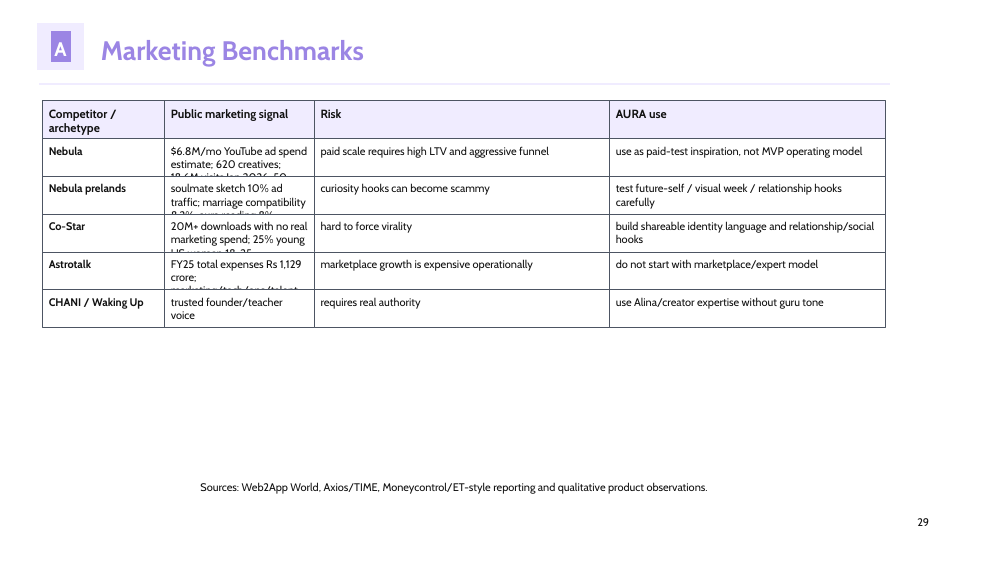
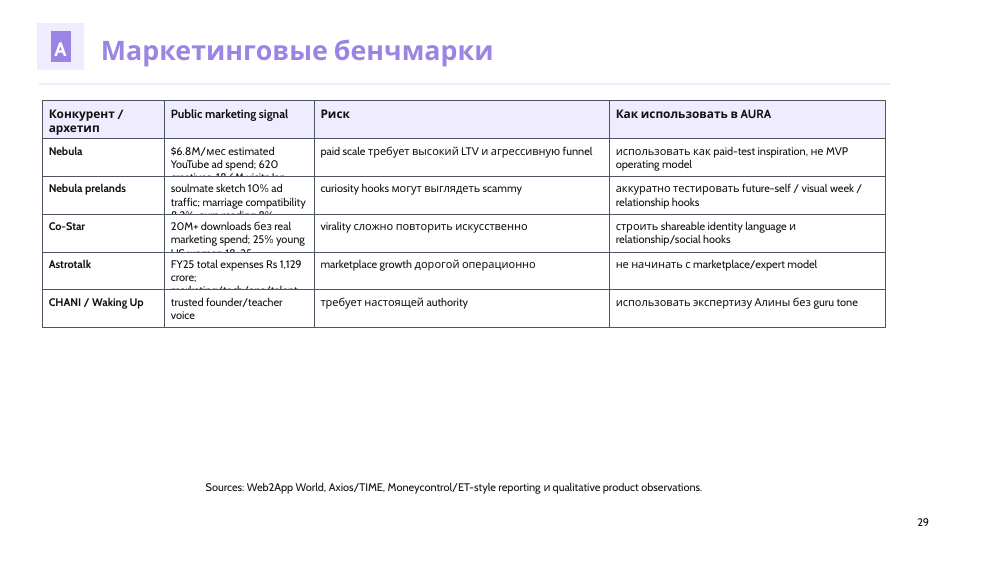
Before and after one commit to kirbudilov01/alina-research, a slide deck: slide 29 of output/pptx/AURA_TRENDVI_STYLE_DECK.pptx. Drawn at 1008x567 pixels with LibreOffice and Linux fonts; fonts in the diff are those of the drawing. Boxes give left, top, right and bottom in pixels: in the first picture for what was removed or moved away, otherwise in the second. Text is boxed around its words. In the diff, an @@ line names an element or a change of style, - is before the commit and + after.

Commit message:
Translate AURA deck to Russian and clarify pricing

```diff
--- a/output/pptx/AURA_TRENDVI_STYLE_DECK.pptx
+++ b/output/pptx/AURA_TRENDVI_STYLE_DECK.pptx
@@ text at (x1=101, y1=39, x2=494, y2=67): text changed @@
-Marketing Benchmarks
+Маркетинговые бенчмарки
@@ text at (x1=49, y1=109, x2=115, y2=135): text changed @@
-Competitor / archetype
+Конкурент / архетип
@@ text at (x1=321, y1=109, x2=350, y2=118): text changed @@
-Risk
+Риск
@@ text at (x1=616, y1=109, x2=772, y2=118): text changed @@
-AURA use
+Как использовать в AURA
@@ text at (x1=171, y1=146, x2=286, y2=192): text changed @@
-$6.8M/mo YouTube ad spend estimate; 620 creatives; 18.6M visits Jan 2026; 50 landing pages
+$6.8M/мес estimated YouTube ad spend; 620 creatives; 18.6M visits Jan 2026; 50 landing pages
@@ text at (x1=321, y1=146, x2=593, y2=158): text changed @@
-paid scale requires high LTV and aggressive funnel
+paid scale требует высокий LTV и агрессивную funnel
@@ text at (x1=616, y1=147, x2=848, y2=171): text changed @@
-use as paid-test inspiration, not MVP operating model
+использовать как paid-test inspiration, не MVP operating model
@@ text at (x1=321, y1=183, x2=522, y2=195): text changed @@
-curiosity hooks can become scammy
+curiosity hooks могут выглядеть scammy
@@ text at (x1=616, y1=183, x2=854, y2=209): text changed @@
-test future-self / visual week / relationship hooks carefully
+аккуратно тестировать future-self / visual week / relationship hooks
@@ text at (x1=171, y1=221, x2=305, y2=271): text changed @@
-20M+ downloads with no real marketing spend; 25% young US women 18-25 downloaded historically
+20M+ downloads без real marketing spend; 25% young US women 18-25 downloaded historically
@@ text at (x1=321, y1=222, x2=527, y2=233): text changed @@
-hard to force virality
+virality сложно повторить искусственно
@@ text at (x1=616, y1=221, x2=796, y2=246): text changed @@
-build shareable identity language and relationship/social hooks
+строить shareable identity language и relationship/social hooks
@@ text at (x1=321, y1=259, x2=536, y2=271): text changed @@
-marketplace growth is expensive operationally
+marketplace growth дорогой операционно
@@ text at (x1=616, y1=259, x2=817, y2=271): text changed @@
-do not start with marketplace/expert model
+не начинать с marketplace/expert model
@@ text at (x1=321, y1=297, x2=469, y2=309): text changed @@
-requires real authority
+требует настоящей authority
@@ text at (x1=616, y1=297, x2=858, y2=309): text changed @@
-use Alina/creator expertise without guru tone
+использовать экспертизу Алины без guru tone
@@ text at (x1=206, y1=482, x2=702, y2=494): text changed @@
-Sources: Web2App World, Axios/TIME, Moneycontrol/ET-style reporting and qualitative product observations.
+Sources: Web2App World, Axios/TIME, Moneycontrol/ET-style reporting и qualitative product observations.
```
Also in this commit, not shown: 35 other slides changed, 2 slides added, 2 slides removed, 4 other files.
